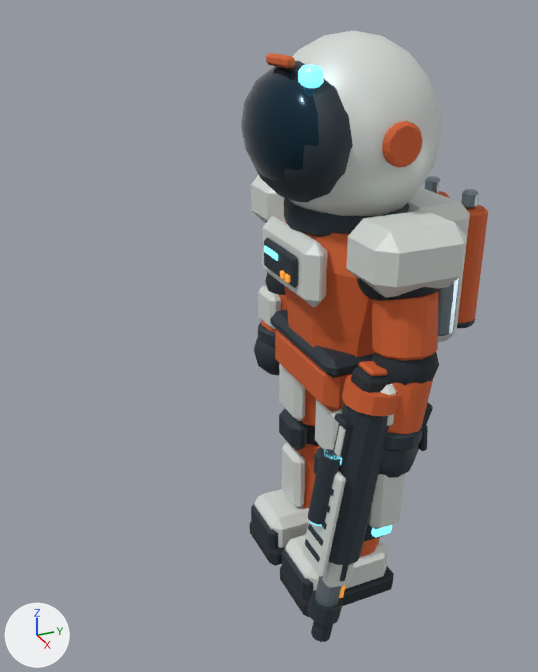
Before and after pictures for a commit that changed the glTF model lunar-art-test/game/assets/astronaut-v3.glb.
Both versions are drawn from a camera (50 mm lens) standing at (2.16, -1.25, 2.17) and looking at (-0.01, -0.28, 1.09). Lighting does not change. The marker at lower left points along +X, +Y and +Z. The first picture is the older version.

The first picture shows 'ConstructionTool', 'Flamethrower', 'FrontierSuit', 'Pistol', 'Rifle'.
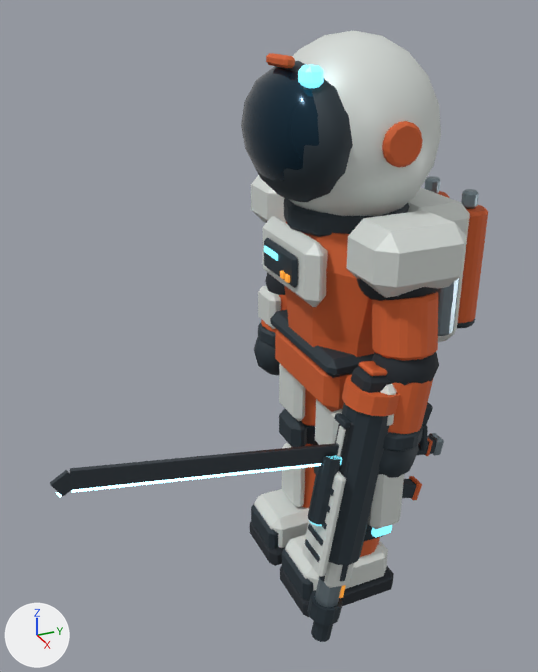
The change, as a diff of the scene's bpy script:
```diff
--- a/lunar-art-test/game/assets/astronaut-v3.glb.py
+++ b/lunar-art-test/game/assets/astronaut-v3.glb.py
@@ mat_blade___dark_titanium @@
+mat_blade___dark_titanium = principled_material('Blade • dark titanium')
+mat_blade___dark_titanium.base_color = (0.09, 0.11, 0.13)  # dark grey #555d65
+mat_blade___dark_titanium.metallic = 0.85
+mat_blade___dark_titanium.roughness = 0.28
@@ mat_blade___arc_cyan @@
+mat_blade___arc_cyan = principled_material('Blade • arc cyan')
+mat_blade___arc_cyan.base_color = (0.35, 0.85, 1.0)  # cyan #a0edff
+mat_blade___arc_cyan.roughness = 0.3
+mat_blade___arc_cyan.emission_color = (0.35, 0.85, 1.0)  # cyan #a0edff
+mat_blade___arc_cyan.emission_strength = 4.0
@@ me_cube_080 @@
+me_cube_080.from_pydata(...)  # 440 vertices, 772 faces; spans x 0.365..0.477, y -0.28..0.094, z 0.34..1.138
+# faces by material slot: [132, 88, 100, 44, 284, 88, 36]
+me_cube_080.materials.append(mat_pressure_seals)  # dark grey #222930
+me_cube_080.materials.append(mat_pistol___blued_gunmetal)  # dark grey #353a3f
+me_cube_080.materials.append(mat_machined_titanium)  # grey #8999a2
+me_cube_080.materials.append(mat_ceramic___warm_chalk)  # light grey #dadfdb
+me_cube_080.materials.append(mat_mechanism___graphite)  # dark blue #2c3840
+me_cube_080.materials.append(mat_suit___oxide_orange)  # orange #d45f2c
+me_cube_080.materials.append(mat_instrument___ice)  # cyan #73d3e5, glowing cyan #81ebff
@@ me_cube_105 @@
+me_cube_105.from_pydata(...)  # 264 vertices, 476 faces; spans x 0.365..0.465, y -1.11..0.167, z 0.751..1.019
+# faces by material slot: [88, 176, 88, 12, 88, 24]
+me_cube_105.materials.append(mat_mechanism___graphite)  # dark blue #2c3840
+me_cube_105.materials.append(mat_suit___oxide_orange)  # orange #d45f2c
+me_cube_105.materials.append(mat_machined_titanium)  # grey #8999a2
+me_cube_105.materials.append(mat_instrument___ice)  # cyan #73d3e5, glowing cyan #81ebff
+me_cube_105.materials.append(mat_blade___dark_titanium)  # dark grey #555d65
+me_cube_105.materials.append(mat_blade___arc_cyan)  # cyan #a0edff, glowing cyan #a0edff
@@ ob_smg @@
+ob_smg = bpy.data.objects.new('Smg', me_cube_080)
+ob_smg.location = (0.0, 0.0, 0.0)
@@ ob_katana @@
+ob_katana = bpy.data.objects.new('Katana', me_cube_105)
+ob_katana.location = (0.0, 0.0, 0.0)
```

Boxes (x1, y1, x2, y2) around the edits, measured in the pictures (538 x 672 px):
'Katana', added: after (50, 433, 444, 497)
    faces in mat_blade___dark_titanium (dark grey #555d65): (50, 443, 339, 496)
    faces in mat_blade___arc_cyan (cyan #a0edff, glowing cyan #a0edff): (56, 463, 321, 497)
    faces in mat_machined_titanium (grey #8999a2): (429, 433, 444, 456)
    faces in mat_mechanism___graphite (dark blue #2c3840): (417, 435, 437, 455)
'Smg', added (mostly hidden): after (319, 362, 422, 582)
    faces in mat_mechanism___graphite (dark blue #2c3840): (319, 465, 416, 582)
    faces in mat_suit___oxide_orange (orange #d45f2c): (367, 362, 422, 500)
